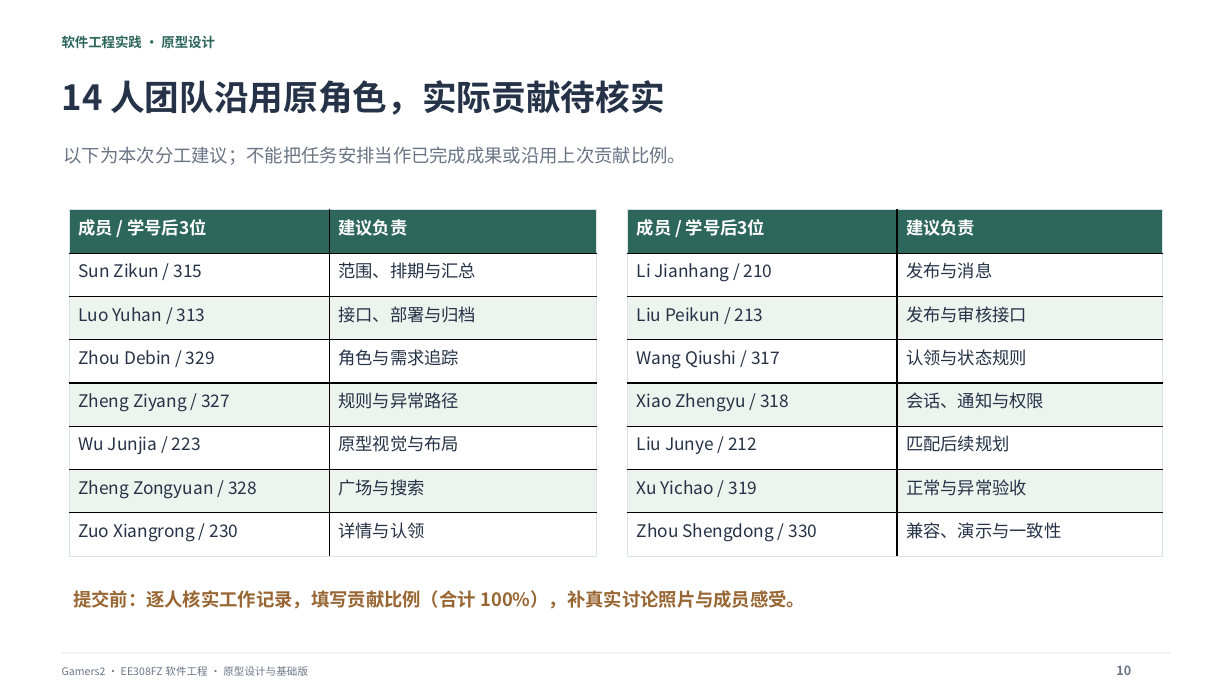
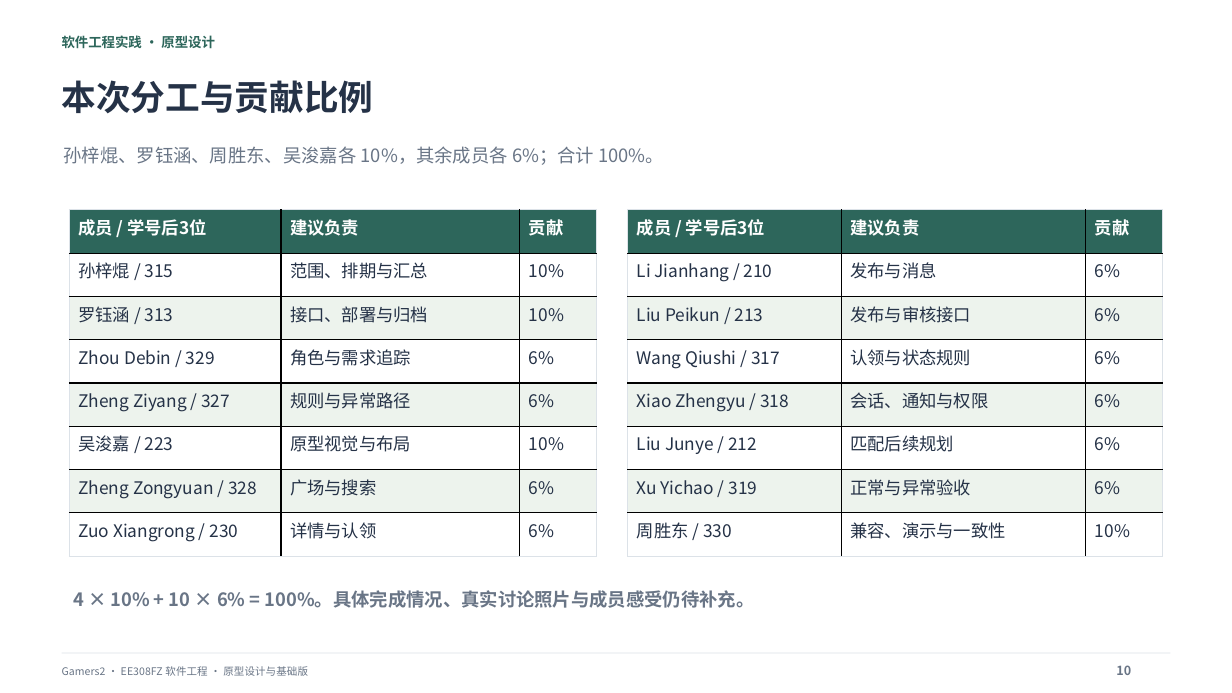
Before and after one commit to Zarvik188/FindBack-Gamers2-Prototype, a slide deck: slide 10 of deliverables/FindBack-Prototype.pptx. Drawn at 1232x693 pixels with LibreOffice and Linux fonts; fonts in the diff are those of the drawing. Boxes give left, top, right and bottom in pixels: in the first picture for what was removed or moved away, otherwise in the second. Text is boxed around its words. In the diff, an @@ line names an element or a change of style, - is before the commit and + after.

```diff
--- a/deliverables/FindBack-Prototype.pptx
+++ b/deliverables/FindBack-Prototype.pptx
@@ text at [62,80,374,113]: text changed @@
-14 人团队沿用原角色，实际贡献待核实
+本次分工与贡献比例
@@ text at [64,146,664,165]: text changed @@
-以下为本次分工建议；不能把任务安排当作已完成成果或沿用上次贡献比例。
+孙梓焜、罗钰涵、周胜东、吴浚嘉各 10%，其余成员各 6%；合计 100%。
@@ table at [69,210,596,556] @@
-column 1: 成员 / 学号后3位 | Sun Zikun / 315 | Luo Yuhan / 313 | Zhou Debin / 329 | Zheng Ziyang / 327 | Wu Junjia / 223 | Zheng Zongyuan / 328 | Zuo Xiangrong / 230
+column 1: 成员 / 学号后3位 | 孙梓焜 / 315 | 罗钰涵 / 313 | Zhou Debin / 329 | Zheng Ziyang / 327 | 吴浚嘉 / 223 | Zheng Zongyuan / 328 | Zuo Xiangrong / 230
+column 3: 贡献 | 10% | 10% | 6% | 6% | 10% | 6% | 6%
@@ table at [628,210,1163,556] @@
-column 1, row 8: Zhou Shengdong / 330
+column 1, row 8: 周胜东 / 330
+column 3: 贡献 | 6% | 6% | 6% | 6% | 6% | 6% | 10%
@@ text at [73,590,755,608]: text changed; text colour #986633 to #697586 @@
-提交前：逐人核实工作记录，填写贡献比例（合计 100%），补真实讨论照片与成员感受。
+4 × 10% + 10 × 6% = 100%。具体完成情况、真实讨论照片与成员感受仍待补充。
```
Also in this commit, not shown: 1 other slide changed, 7 other files.
